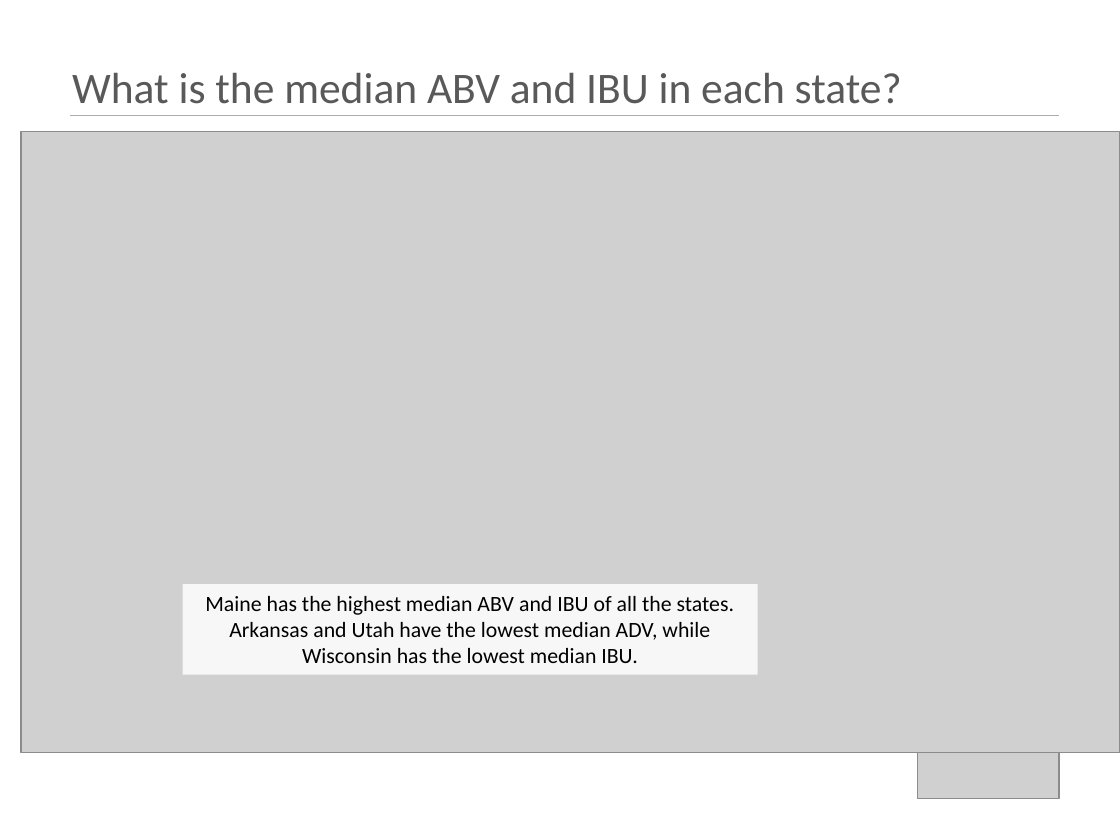
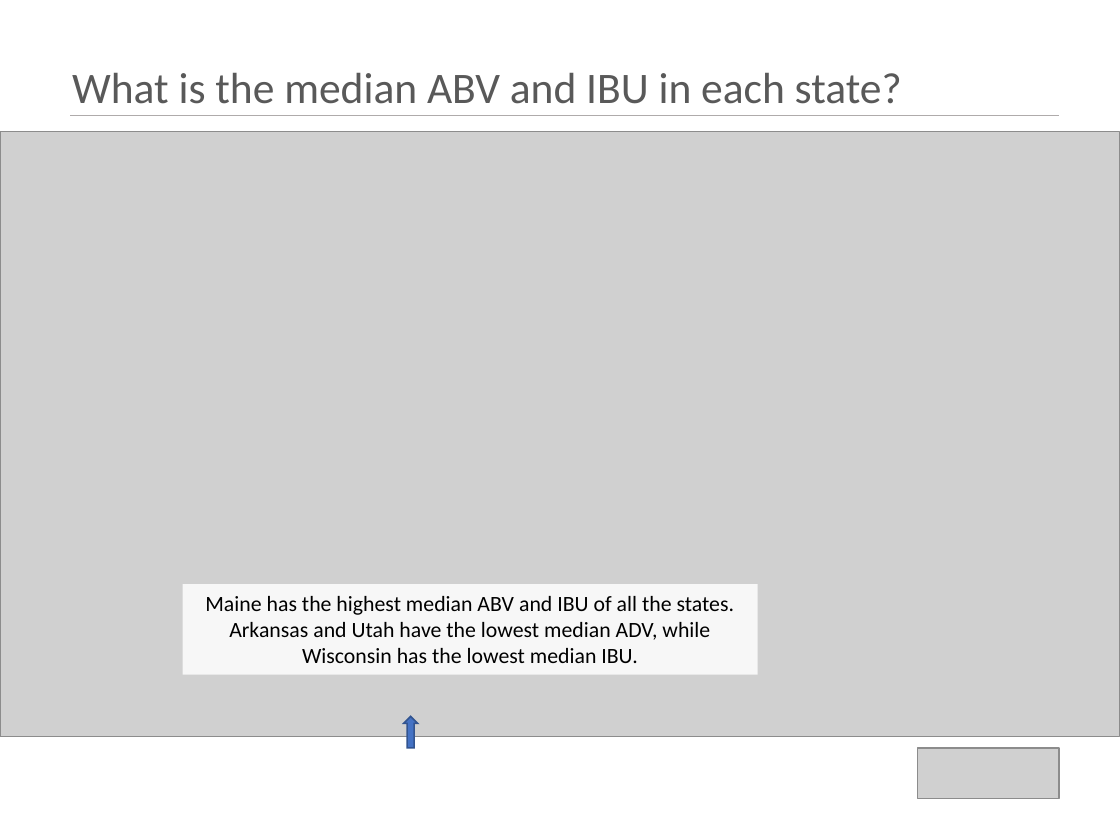
Before and after one commit to kristxh/6306-CaseStudy1-Beer, a slide deck: slide 4 of case_study_1_budweiser.pptx. Drawn at 1120x840 pixels with LibreOffice and Linux fonts; fonts in the diff are those of the drawing; grey boxes stand for pictures. Boxes give left, top, right and bottom in pixels: in the first picture for what was removed or moved away, otherwise in the second. Text is boxed around its words. In the diff, an @@ line names an element or a change of style, - is before the commit and + after.

```diff
--- a/case_study_1_budweiser.pptx
+++ b/case_study_1_budweiser.pptx
@@ picture resized from (x1=21, y1=132, x2=1120, y2=754) to (x1=0, y1=132, x2=1120, y2=737) @@
@@ down arrow added at (x1=403, y1=717, x2=417, y2=748), fill #4472C4, outline #325491 1 pt @@
```
Also in this commit, not shown: 4 other slides changed, 1 slide added.
